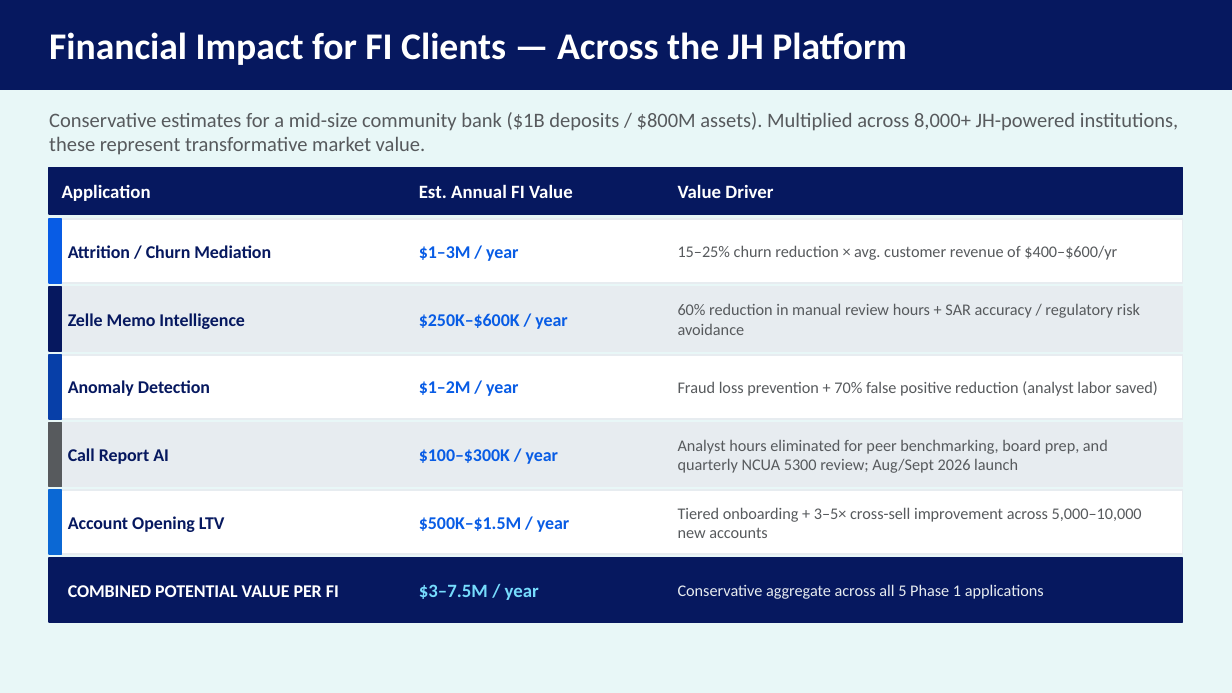
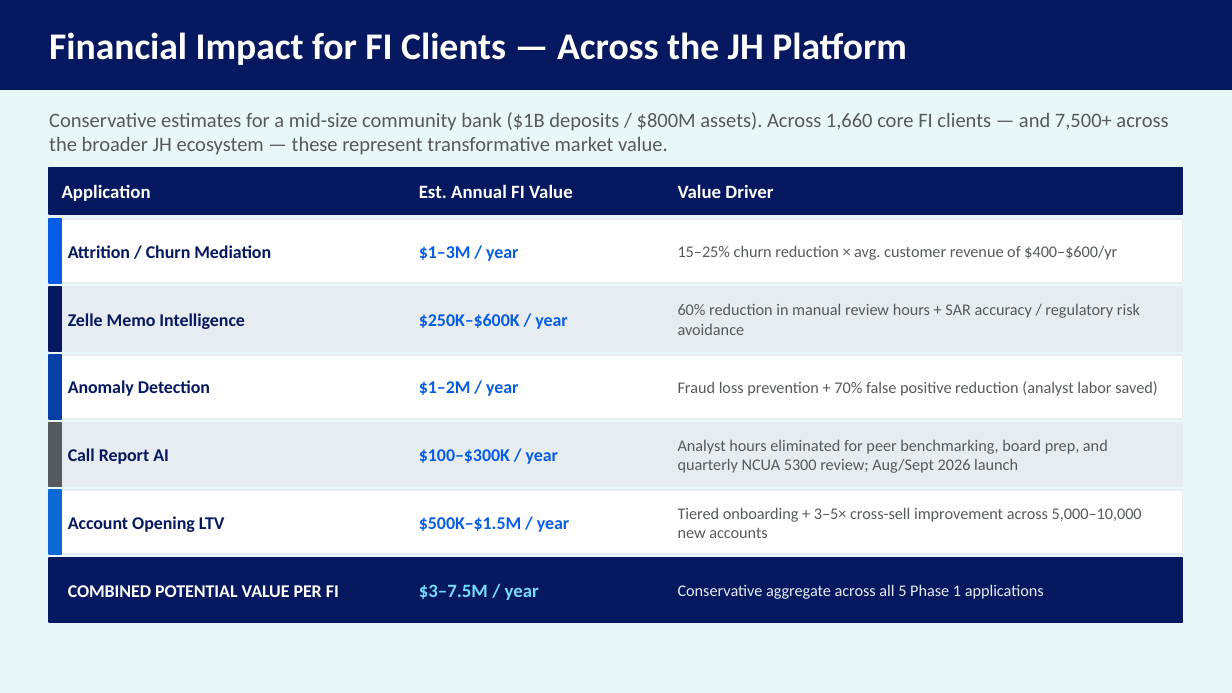
Before and after one commit to MonkeyWrenchGang/jhai_presentations, a slide deck: slide 11 of JH_DS_Strategy_JHBI.pptx (slide 10 before the commit). Drawn at 1232x693 pixels with LibreOffice and Linux fonts; fonts in the diff are those of the drawing. Boxes give left, top, right and bottom in pixels: in the first picture for what was removed or moved away, otherwise in the second. Text is boxed around its words. In the diff, an @@ line names an element or a change of style, - is before the commit and + after.

```diff
--- a/JH_DS_Strategy_JHBI.pptx
+++ b/JH_DS_Strategy_JHBI.pptx
@@ text at <box>49,112,1168,155</box>: text changed @@
-Conservative estimates for a mid-size community bank ($1B deposits / $800M assets). Multiplied across 8,000+ JH-powered institutions, these represent transformative market value.
+Conservative estimates for a mid-size community bank ($1B deposits / $800M assets). Across 1,660 core FI clients — and 7,500+ across the broader JH ecosystem — these represent transformative market value.
```
Also in this commit, not shown: 2 other slides changed, 2 slides added.
